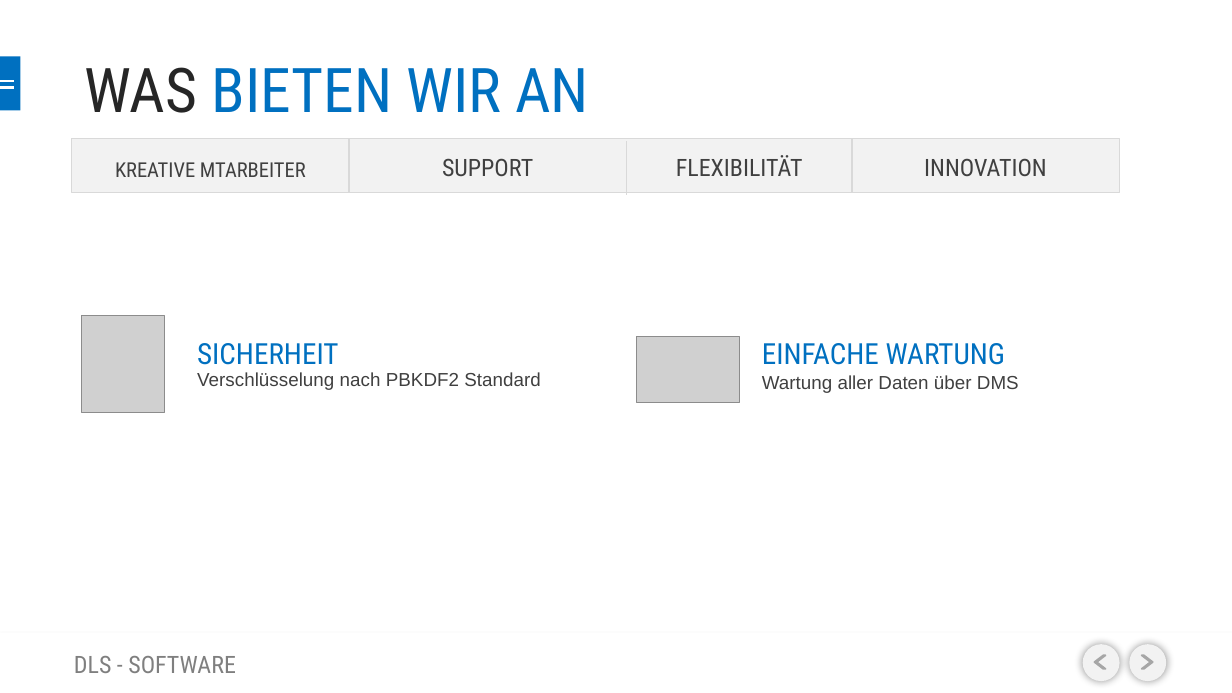
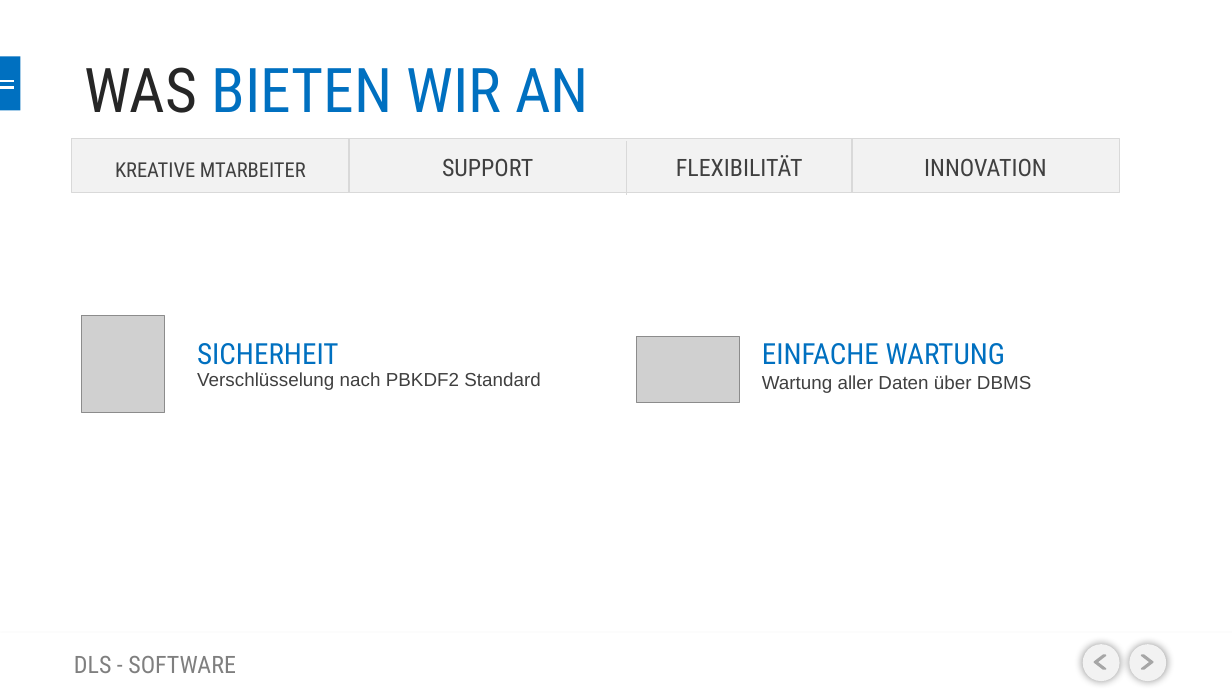
Before and after one commit to therealstan/DHBW_SE, a slide deck: slide 7 of swe_presi.pptx. Drawn at 1232x693 pixels with LibreOffice and Linux fonts; fonts in the diff are those of the drawing; grey boxes stand for pictures; background and template pictures are left out. Boxes give left, top, right and bottom in pixels: in the first picture for what was removed or moved away, otherwise in the second. Text is boxed around its words. In the diff, an @@ line names an element or a change of style, - is before the commit and + after.

```diff
--- a/swe_presi.pptx
+++ b/swe_presi.pptx
@@ text at <box>762,375,1031,393</box>: text changed @@
-Wartung aller Daten über DMS
+Wartung aller Daten über DBMS
```
Also in this commit, not shown: 4 other slides changed.
